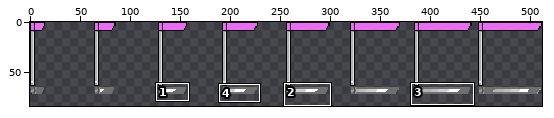
Edited in one commit: sprite sheet (dat/tilesets/default/misc/flags.png). Above, an overview of the earlier version with the close-up marked.
Close-up. As it was:
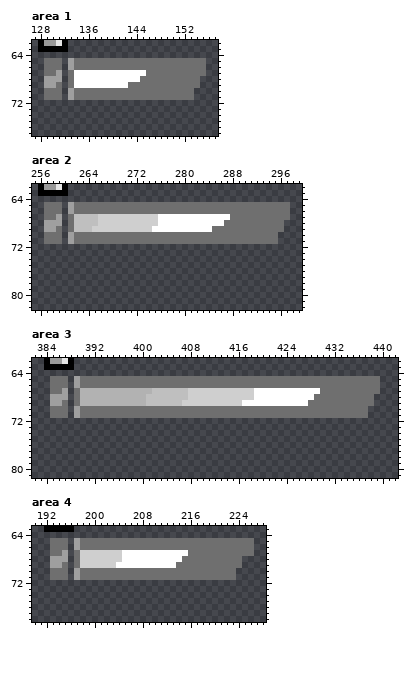
The file is 512x128 pixels. Colours within 5 levels of each other are drawn and written as one. Shown: area 1: x 127..157, y 62..77; area 2: x 255..299, y 62..82; area 3: x 382..442, y 62..81; area 4: x 190..228, y 63..78. The wide view leaves out empty margins. The commit also changed other parts of the picture, which this record leaves out.
After the commit:
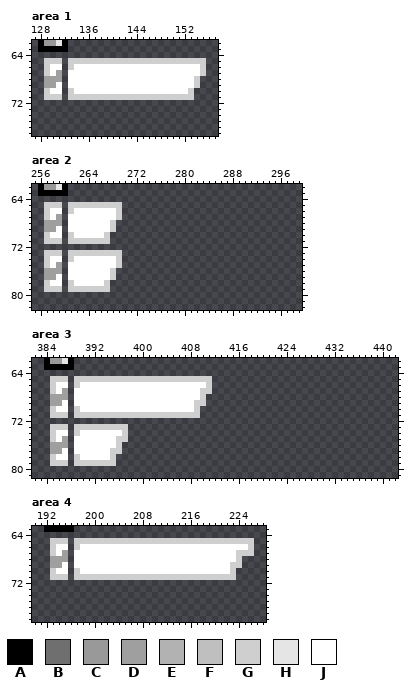
Palette (. is transparent): A #000000  B #6f6f6f  C #999999  D #9f9f9f  E #b2b2b2  F #bfbfbf  G #cfcfcf  H #e5e5e5  J #ffffff
From old to new:
Area 1:
y 65: x 129..131 BBB -> GGG; x 133..155 DBBBBBBBBBBBBBBBBBBBBBB -> GGGGGGGGGGGGGGGGGGGGGGG
y 66: x 129..131 BBB -> GJJ; x 133..155 DBBBBBBBBBBBBBBBBBBBBBB -> GJJJJJJJJJJJJJJJJJJJJJG
y 67: x 129..130 BB -> GJ; x 133 B -> J; x 146..155 BBBBBBBBBB -> JJJJJJJJJG
y 68: x 133 B -> J; x 145..154 BBBBBBBBBB -> JJJJJJJJJG
y 69: x 131 B -> J; x 133 B -> J; x 143..154 BBBBBBBBBBBB -> JJJJJJJJJJJG
y 70: x 129..131 BBB -> GJJ; x 133..153 DBBBBBBBBBBBBBBBBBBBB -> GJJJJJJJJJJJJJJJJJJJG
y 71: x 129..131 BBB -> GGG; x 133..153 DBBBBBBBBBBBBBBBBBBBB -> GGGGGGGGGGGGGGGGGGGGG
Area 2:
y 65: x 257..259 BBB -> GGG; x 261..297 DBBBBBBBBBBBBBBBBBBBBBBBBBBBBBBBBBBBB -> GGGGGGGGG............................
y 66: x 257..259 BBB -> GJJ; x 261..297 DBBBBBBBBBBBBBBBBBBBBBBBBBBBBBBBBBBBB -> GJJJJJJJG............................
y 67: x 257..258 BB -> GJ; x 261..268 BFFFFGGG -> JJJJJJJJ; x 270..297 GGGGGGJJJJJJJJJJJJBBBBBBBBBB -> ............................
y 68: x 261..267 BFFFFGG -> JJJJJJJ; x 269..296 GGGGGGGJJJJJJJJJJJBBBBBBBBBB -> ............................
y 69: x 259 B -> J; x 261..267 BFFFGGG -> JJJJJJJ; x 269..296 GGGGGGJJJJJJJJJJBBBBBBBBBBBB -> ............................
y 70: x 257..259 BBB -> GJJ; x 261..295 DBBBBBBBBBBBBBBBBBBBBBBBBBBBBBBBBBB -> GJJJJJG............................
y 71: x 257..259 BBB -> GGG; x 261..295 DBBBBBBBBBBBBBBBBBBBBBBBBBBBBBBBBBB -> GGGGGGG............................
y 73: x 257..259 ... -> GGG; x 261..269 ......... -> GGGGGGGGG
y 74: x 257..259 ... -> GJJ; x 261..269 ......... -> GJJJJJJJG
y 75: x 257..259 ... -> GJD; x 261..269 ......... -> JJJJJJJJG
y 76: x 257..259 ... -> DDD; x 261..268 ........ -> JJJJJJJG
y 77: x 257..259 ... -> DDJ; x 261..268 ........ -> JJJJJJJG
y 78: x 257..259 ... -> GJJ; x 261..267 ....... -> GJJJJJG
y 79: x 257..259 ... -> GGG; x 261..267 ....... -> GGGGGGG
Area 3:
y 65: x 385..387 BBB -> GGG; x 389..439 DBBBBBBBBBBBBBBBBBBBBBBBBBBBBBBBBBBBBBBBBBBBBBBBBBB -> GGGGGGGGGGGGGGGGGGGGGGG............................
y 66: x 385..387 BBB -> GJJ; x 389..439 DBBBBBBBBBBBBBBBBBBBBBBBBBBBBBBBBBBBBBBBBBBBBBBBBBB -> GJJJJJJJJJJJJJJJJJJJJJG............................
y 67: x 385..386 BB -> GJ; x 389..409 BEEEEEEEEEEEEFFFFFFGG -> JJJJJJJJJJJJJJJJJJJJJ; x 412..439 GGGGGGGJJJJJJJJJJJBBBBBBBBBB -> ............................
y 68: x 389..409 BEEEEEEEEEEEFFFFFFFGG -> JJJJJJJJJJJJJJJJJJJJJ; x 411..438 GGGGGGGGJJJJJJJJJJBBBBBBBBBB -> ............................
y 69: x 387 B -> J; x 389..408 BEEEEEEEEEEEFFFFFFGG -> JJJJJJJJJJJJJJJJJJJJ; x 411..438 GGGGGGJJJJJJJJJJJBBBBBBBBBBB -> ............................
y 70: x 385..387 BBB -> GJJ; x 389..437 DBBBBBBBBBBBBBBBBBBBBBBBBBBBBBBBBBBBBBBBBBBBBBBBB -> GJJJJJJJJJJJJJJJJJJJG............................
y 71: x 385..387 BBB -> GGG; x 389..437 DBBBBBBBBBBBBBBBBBBBBBBBBBBBBBBBBBBBBBBBBBBBBBBBB -> GGGGGGGGGGGGGGGGGGGGG............................
y 73: x 385..387 ... -> GGG; x 389..397 ......... -> GGGGGGGGG
y 74: x 385..387 ... -> GJJ; x 389..397 ......... -> GJJJJJJJG
y 75: x 385..387 ... -> GJD; x 389..397 ......... -> JJJJJJJGG
y 76: x 385..387 ... -> DDD; x 389..396 ........ -> JJJJJJJG
y 77: x 385..387 ... -> DDJ; x 389..396 ........ -> JJJJJJGG
y 78: x 385..387 ... -> GJJ; x 389..395 ....... -> GJJJJJG
y 79: x 385..387 ... -> GGG; x 389..395 ....... -> GGGGGGG
Area 4:
y 65: x 193..195 BBB -> GGG; x 197..226 DBBBBBBBBBBBBBBBBBBBBBBBBBBBBB -> GGGGGGGGGGGGGGGGGGGGGGGGGGGGGG
y 66: x 193..195 BBB -> GJJ; x 197..226 DBBBBBBBBBBBBBBBBBBBBBBBBBBBBB -> GJJJJJJJJJJJJJJJJJJJJJJJJJJJJG
y 67: x 193..194 BB -> GJ; x 197..204 BGGGGGGG -> JJJJJJJJ; x 216..226 BBBBBBBBBBB -> JJJJJJJJGGG
y 68: x 197..204 BGGGGGGG -> JJJJJJJJ; x 215..224 BBBBBBBBBB -> JJJJJJJJJG
y 69: x 195 B -> J; x 197..203 BGGGGGG -> JJJJJJJ; x 214..224 BBBBBBBBBBB -> JJJJJJJJJGG
y 70: x 193..195 BBB -> GJJ; x 197..223 DBBBBBBBBBBBBBBBBBBBBBBBBBB -> GJJJJJJJJJJJJJJJJJJJJJJJJJG
y 71: x 193..195 BBB -> GGG; x 197..223 DBBBBBBBBBBBBBBBBBBBBBBBBBB -> GGGGGGGGGGGGGGGGGGGGGGGGGGG
